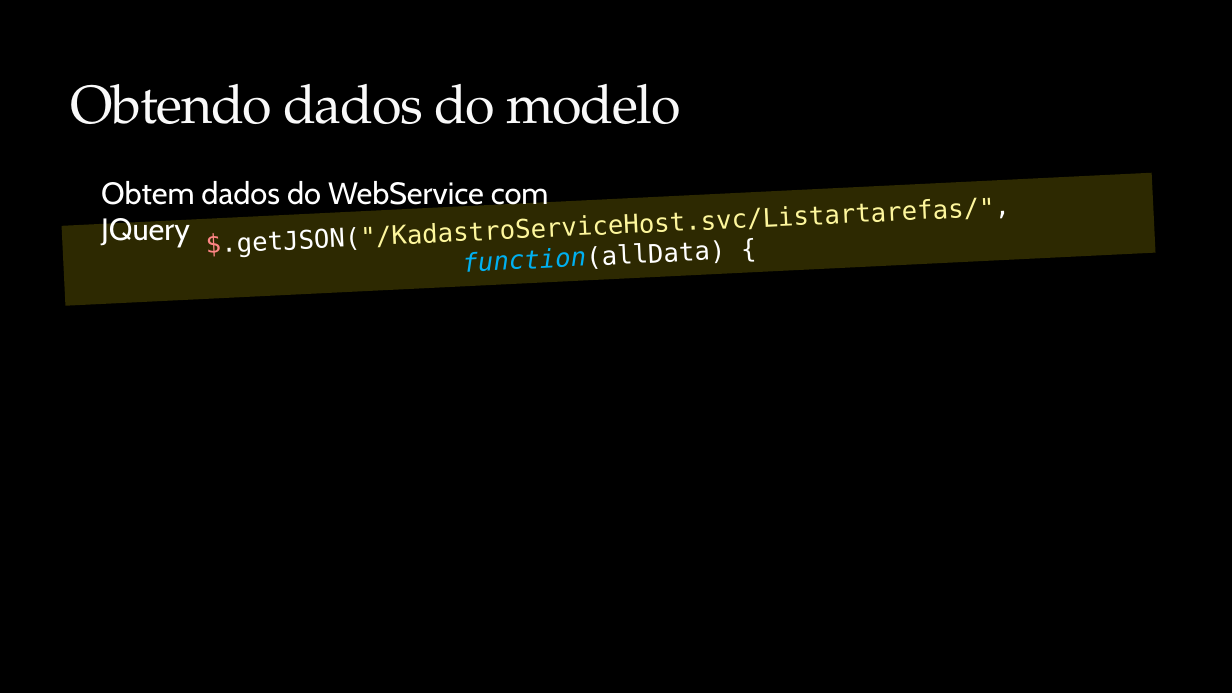
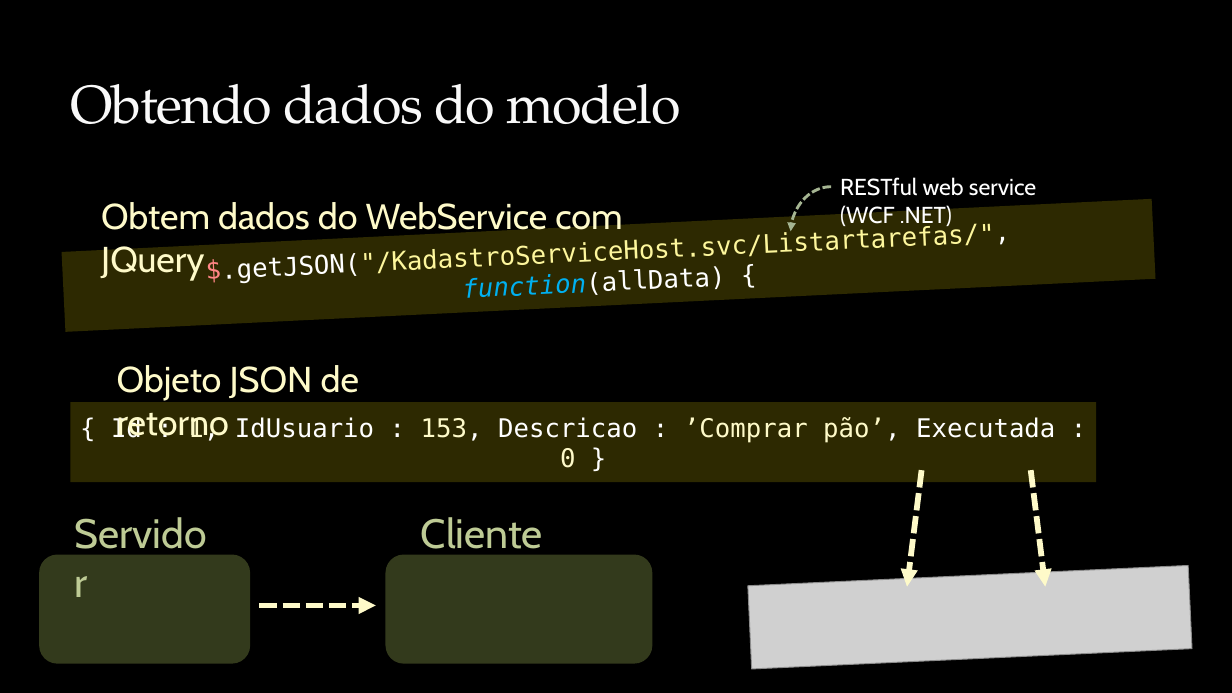
Before and after one commit to rodrigolessa/Sample.Kadastro.Knockout, a slide deck: slide 11 of Apresentacao.Knockout.JS/Knockout.JS.2014.04.pptx (slide 10 before the commit). Drawn at 1232x693 pixels with LibreOffice and Linux fonts; fonts in the diff are those of the drawing; grey boxes stand for pictures; background and template pictures are left out. Boxes give left, top, right and bottom in pixels: in the first picture for what was removed or moved away, otherwise in the second. Text is boxed around its words. In the diff, an @@ line names an element or a change of style, - is before the commit and + after.

```diff
--- a/Apresentacao.Knockout.JS/Knockout.JS.2014.04.pptx
+++ b/Apresentacao.Knockout.JS/Knockout.JS.2014.04.pptx
@@ text added at (840, 177, 1036, 229), 18 pt, text #FFFFFF @@
+RESTful web service (WCF .NET)
@@ rectangle "$.getJSON("/KadastroServiceHost.svc/Listartarefas/", functio ...": place and size @@
-rectangle "$.getJSON("/KadastroServiceHost.svc/Listartarefas/", functio ..." at (62, 173, 1156, 307)
+rectangle "$.getJSON("/KadastroServiceHost.svc/Listartarefas/", functio ..." at (62, 199, 1156, 333)
@@ text "Obtem dados do WebService com ...": place and size @@
-text "Obtem dados do WebService com ..." at (101, 181, 549, 247)
+text "Obtem dados do WebService com ..." at (101, 202, 622, 281)
@@ text "Obtem dados do WebService com ..." at (101, 202, 622, 281): size 24 to 28 pt, text colour #FFFFFF to #FEFAC9 @@
@@ curved arrow added from (831, 187) to (791, 231), #A5B592 2.25 pt dashed @@
@@ text added at (117, 365, 359, 441), 28 pt, text #FEFAC9 @@
+Objeto JSON de retorno
@@ rectangle added at (70, 402, 1096, 482), fill #2D2901, 20 pt, text #FFFFFF @@
+{ Id : 1, IdUsuario : 153, Descricao : ’Comprar pão’, Executada : 0 }
@@ arrow added from (921, 470) to (908, 587), #FEFAC9 4.5 pt dashed @@
@@ arrow added from (1031, 470) to (1045, 587), #FEFAC9 4.5 pt dashed @@
@@ text added at (66, 503, 228, 562), 32 pt, text #BECB95 @@
+Servidor
@@ text added at (421, 517, 543, 558), 32 pt, text #BECB95 @@
+Cliente
@@ rounded rectangle added at (39, 555, 250, 664), fill #333A1C @@
@@ rounded rectangle added at (385, 555, 653, 664), fill #333A1C @@
@@ picture added at (748, 566, 1192, 669) @@
@@ arrow added from (260, 605) to (376, 605), #FEFAC9 4.5 pt dashed @@
```
Also in this commit, not shown: 3 other slides changed, 2 slides added, 1 other file.
